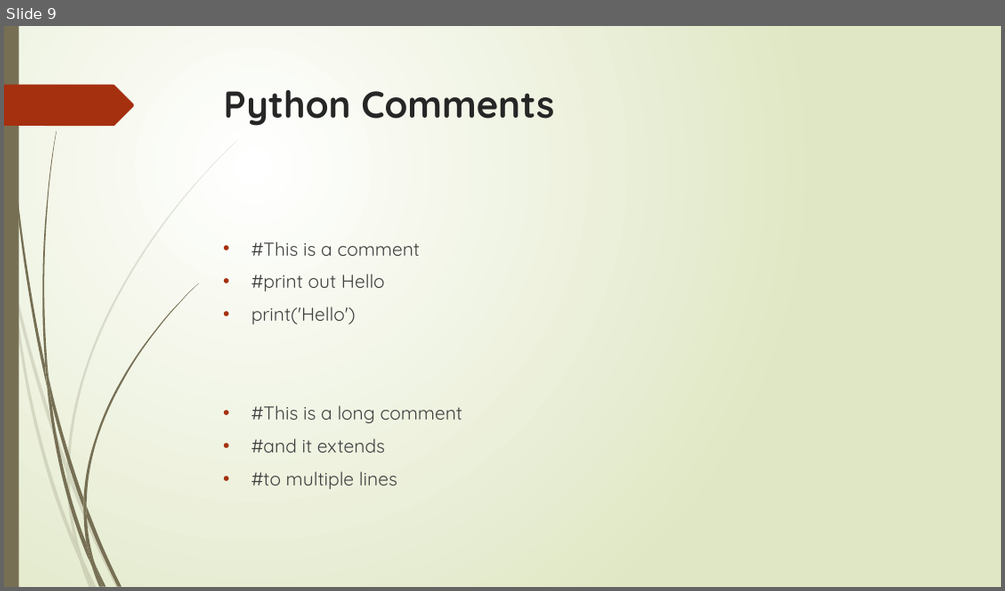
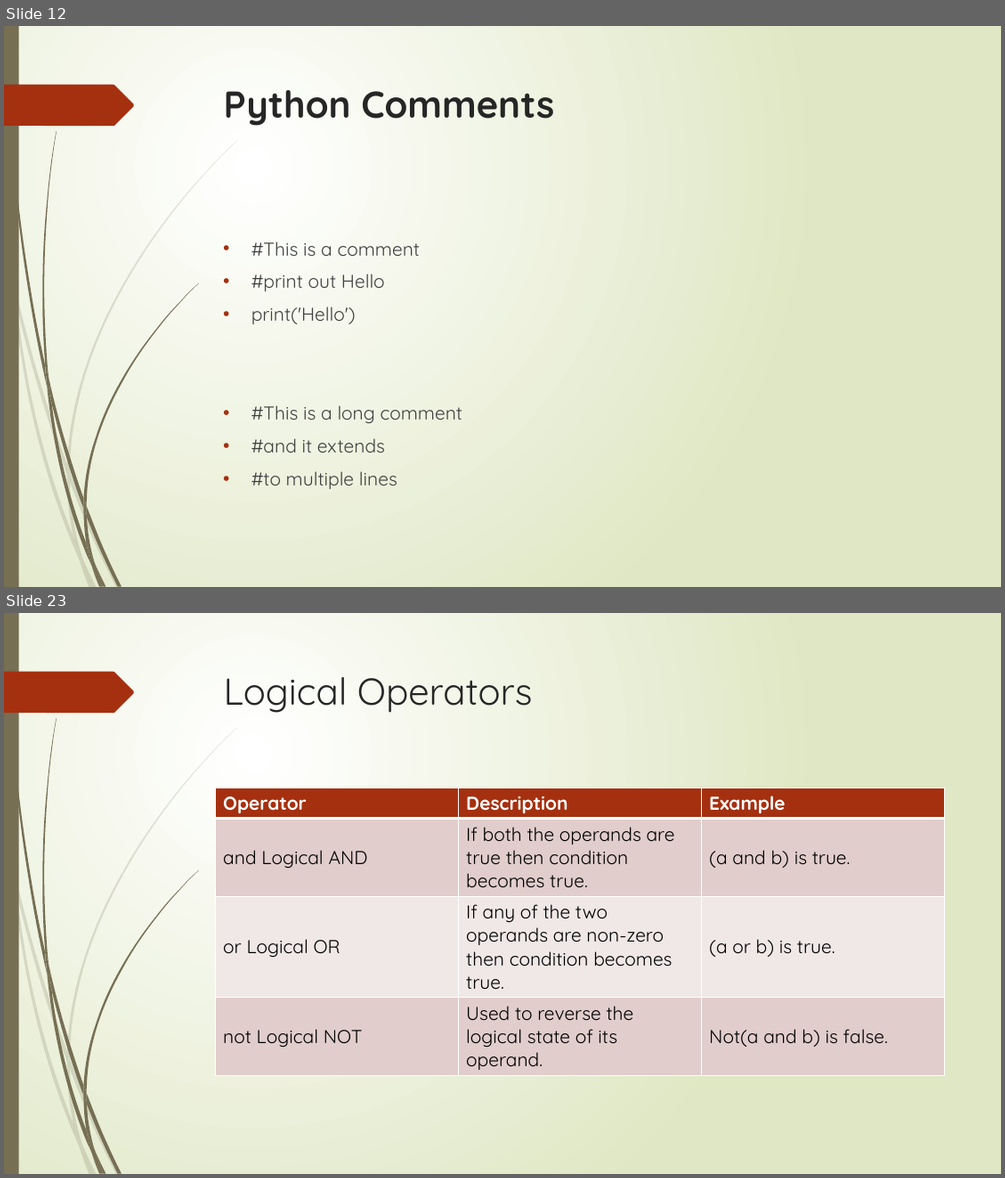
Before and after one commit to flyworker/python-automation-testing, a slide deck: document/course1.pptx. Shown one above the other, each under a label of ours: slide 9 before the commit, slides 12 and 23 after it; the slides between them are not shown. The pictures are 1005x591 and 1005x1178 pixels, drawn with LibreOffice and Linux fonts; fonts in the diff are those of the drawing. Boxes give left, top, right and bottom in pixels: in the first picture for what was removed or moved away, otherwise in the second. Text is boxed around its words. In the diff, an @@ line names an element or a change of style, - is before the commit and + after.

Commit message:
updatec course 1 slide with operators

```diff
--- a/document/course1.pptx
+++ b/document/course1.pptx
@@ slide 23 added at box(4, 613, 1001, 1174), background gradient #FFFFFF to #DFE8C4; not listed: 24 template elements that a slide beside it also shows @@
@@ title added at box(224, 677, 533, 713), 36 pt, text #262626 @@
+Logical Operators
@@ table added at box(216, 787, 945, 1073), 4 rows, 3 columns @@
+Operator | Description | Example
+and Logical AND | If both the operands are true then condition becomes true. | (a and b) is true.
+or Logical OR | If any of the two operands are non-zero then condition becomes true. | (a or b) is true.
+not Logical NOT | Used to reverse the logical state of its operand. | Not(a and b) is false.
@@ what was slide 9 is now slide 12 @@
```
Also in this commit, not shown: 1 slide changed, 18 other slides added, 5 other files.
